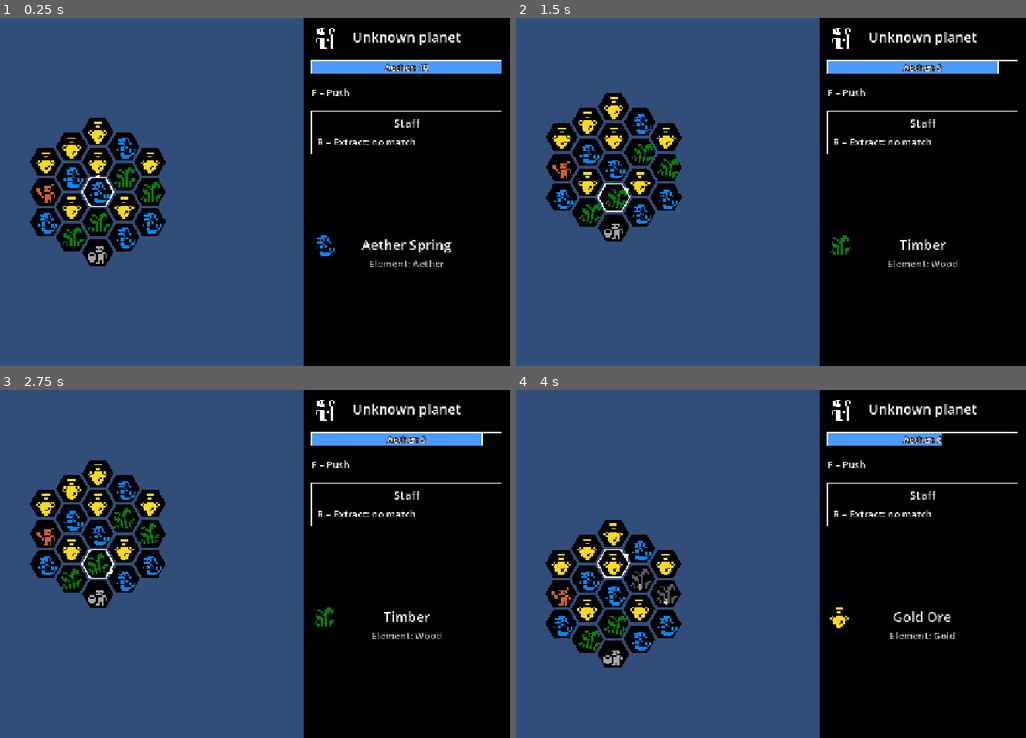
Above: before the commit, frames 1-4 (two rows, left to right).
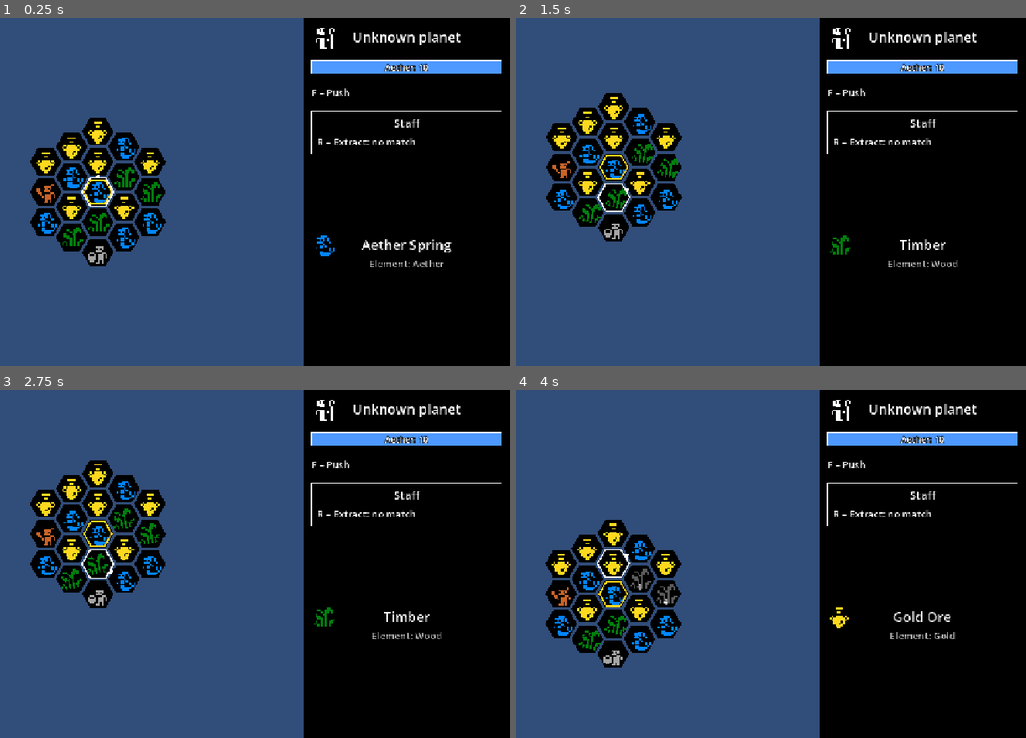
Above: after the commit, the same moments.

Repository: scunningham777/spaes-wrzrds
Game: Godot game, scene res://scenes/planet.tscn
Two runs of this game, one before a commit and one after it. Both use one fixed random seed, a clock stepped at 60 frames per second and the inputs below. This scene is started directly instead of the project's main scene.
Inputs:
- Up to frame 1 (0.25 s): no input
- Up to frame 2 (1.5 s): tap Enter (ui_accept) at 0.5, 0.77, 1.25 s; hold D (hex_right) 0.53-1.28 s; hold R (extract) 0.53-1.28 s; tap V (scry) at 0.8, 1.35 s; hold X (hex_down) from 1.28 s (still down)
- Up to frame 3 (2.75 s): tap Enter (ui_accept) at 1.52 s; tap R (extract) at 1.55 s; release X (hex_down) at 2.03 s; hold D (hex_right) from 2.03 s (still down); hold R (extract) from 2.03 s (still down); tap V (scry) at 2.3 s
- Up to frame 4 (4 s): release D (hex_right) at 2.78 s; release R (extract) at 2.78 s; hold W (hex_up) 2.78-3.53 s; tap E (hex_ne) at 2.85 s; tap Enter (ui_accept) at 3.02, 3.77 s; tap R (extract) at 3.05 s; hold A (hex_left) from 3.53 s (still down); hold Q (hex_nw) from 3.53 s (still down); tap V (scry) at 3.8 s

The runs differ from the first frame. In frame 1, less than 0.1% of the frame differs, in the area x 16-22%, y 46-54%; in frame 2, 0.4%; in frame 3, 0.4%; in frame 4, 0.8%, in the area x 16-99%, y 12-63%.

Commit message:
Add per-tile move costs, free near the landing tile
Each tile now has an aether move cost, rolled when it's revealed: free
within 5 tiles of the landing tile, otherwise 1 (aether tiles) or 1 with
a 1-in-10 chance of 2. The cost belongs to the spot, so it stays put when
tiles swap. Moves spend the cost of the tile stepped onto. Tiles that cost
aether show the cost and a blue dot in their upper left, and the landing
tile gets a yellow outline.

Co-Authored-By: Claude Opus 5.5 <noreply@anthropic.com>
Claude-Session: https://claude.ai/code/session_0196C6qponv1cZhsguvue75H

Diff:
--- a/scripts/core/aether.gd
+++ b/scripts/core/aether.gd
@@ -2,13 +2,12 @@
 extends RefCounted
 
 # Aether is the element spent to move on a planet. The pool is the inventory's aether count, so
-# extracting aether refills it. Landing tops it up to START; running out ends the visit.
+# extracting aether refills it. Landing tops it up to START; running out ends the visit. A move
+# costs the move cost of the tile it steps onto (TileGrid.move_cost).
 
 const ITEM := &"aether"
 ## Aether a planet visit starts with at least: landing tops the inventory up to this.
 const START := 10
-## Aether spent per successful move on a planet.
-const MOVE_COST := 1
 
 
 static func land(inventory: Inventory) -> void:
@@ -16,8 +15,8 @@
 		inventory.add(ITEM, START - inventory.count(ITEM))
 
 
-# Spends one move's aether (or whatever is left). Returns false once the pool is empty, which
-# ends the visit.
-static func pay_move(inventory: Inventory) -> bool:
-	inventory.spend(ITEM, mini(MOVE_COST, inventory.count(ITEM)))
+# Spends a move's cost in aether (or whatever is left). Returns false once the pool is empty,
+# which ends the visit.
+static func pay_move(inventory: Inventory, cost: int) -> bool:
+	inventory.spend(ITEM, mini(cost, inventory.count(ITEM)))
 	return inventory.count(ITEM) > 0
--- a/scripts/core/tile_grid.gd
+++ b/scripts/core/tile_grid.gd
@@ -11,6 +11,9 @@
 # Extracting from a tile taps it rather than removing it. A tapped tile yields nothing until its
 # cooldown, counted in player actions, runs out: whoever runs the actions calls tick_cooldowns()
 # once per action.
+#
+# Each tile also has a move cost: the aether it takes to step onto it. It belongs to the spot, not
+# the tile kind, so it stays put when tiles are replaced or swapped.
 
 ## Fires for revealed tiles too (add_tile).
 signal tile_changed(coord: Vector2i, kind: TileKind)
@@ -27,6 +30,8 @@
 var tap_cooldown: int = 5
 ## Tapped tiles -> actions left until they're untapped.
 var cooldowns: Dictionary[Vector2i, int] = {}
+## Revealed tiles -> aether it costs to step onto them; tiles that cost nothing are left out.
+var move_costs: Dictionary[Vector2i, int] = {}
 
 
 func _init(p_torus: HexTorus = null, p_kinds: Array[TileKind] = []) -> void:
@@ -63,12 +68,25 @@
 	return tiles[canonical(coord)]
 
 
-# Reveals a new tile at coord.
-func add_tile(coord: Vector2i, kind: TileKind) -> void:
+# Reveals a new tile at coord, costing move_cost aether to step onto.
+func add_tile(coord: Vector2i, kind: TileKind, move_cost: int = 0) -> void:
 	var key := canonical(coord)
 	assert(not tiles.has(key), "Coord %s is already on the grid" % coord)
 	tiles[key] = kind
+	set_move_cost(key, move_cost)  # before tile_changed, so listeners see the new tile whole
 	tile_changed.emit(key, kind)
+
+
+# Aether it costs to step onto the tile at coord; 0 if it's free (or off the grid).
+func move_cost(coord: Vector2i) -> int:
+	return move_costs.get(canonical(coord), 0)
+
+
+func set_move_cost(coord: Vector2i, cost: int) -> void:
+	if cost > 0:
+		move_costs[canonical(coord)] = cost
+	else:
+		move_costs.erase(canonical(coord))
 
 
 # Replacing a tile drops any tapped state, which belonged to the old tile.
--- a/scripts/core/tile_grid_generator.gd
+++ b/scripts/core/tile_grid_generator.gd
@@ -9,6 +9,11 @@
 # from the planet's kinds. Element requirements then override that, per revealed region: the
 # start tile always yields the start elements, and each required element is topped up to its
 # minimum tile count within the region, by turning tiles the region newly revealed.
+#
+# Each new tile's move cost is then rolled from its final kind: free within free_move_radius of
+# the start tile, so the first steps of exploring don't drain aether; past that, tiles yielding a
+# steady element always cost move_cost, and others cost rough_move_cost with probability
+# rough_probability (move_cost otherwise).
 
 ## Tile kinds every planet uses until generation rolls its own. Fields as in TileKind.
 const DEFAULT_KINDS: Array[Dictionary] = [
@@ -31,6 +36,15 @@
 var start_elements: Array[StringName] = []
 var required_elements: Dictionary[StringName, int] = {}
 var rng: RandomNumberGenerator
+## Tiles within this many steps of the start tile cost nothing to step onto.
+var free_move_radius: int = 5
+## Aether most tiles past free_move_radius cost to step onto.
+var move_cost: int = 1
+## What the occasional rough tile costs instead, with probability rough_probability.
+var rough_move_cost: int = 2
+var rough_probability: float = 0.1
+## Tiles yielding any of these are never rough.
+var steady_elements: Array[StringName] = [Aether.ITEM]
 
 
 # Pass a seeded rng for reproducible results; otherwise a randomized one is used. p_kinds defaults
@@ -91,8 +105,18 @@
 
 	# Added only now, so listeners see each new tile once, in its final kind.
 	for key in rolled:
-		grid.add_tile(key, rolled[key])
+		grid.add_tile(key, rolled[key], _roll_move_cost(grid, key, rolled[key]))
 	return rolled.keys()
+
+
+# Move cost for a new tile of kind at key (a stored copy), measured from the start tile's nearest
+# copy so the free area wraps like everything else.
+func _roll_move_cost(grid: TileGrid, key: Vector2i, kind: TileKind) -> int:
+	if Hex.distance(grid.nearest(key, START_COORD), START_COORD) <= free_move_radius:
+		return 0
+	if kind.elements.any(func(e: StringName) -> bool: return e in steady_elements):
+		return move_cost
+	return rough_move_cost if rng.randf() < rough_probability else move_cost
 
 
 # Turns random newly rolled tiles into kinds yielding element until required_elements[element]
--- a/scripts/planet.gd
+++ b/scripts/planet.gd
@@ -47,6 +47,7 @@
 			TileGridGenerator.new(empty_tile_probability))
 	_tiles.grid = _surface.grid
 	_tiles.ley_lines = _surface.ley_lines
+	_tiles.landing = TileGridGenerator.START_COORD
 	_interaction.surface = _surface
 
 	# Keep the wizard on the revealed tiles, and the view (camera and wrap) on the wizard.
@@ -130,9 +131,10 @@
 	_tiles.view_center = _wizard.mover.coord
 
 
-# Successful moves cost aether; running out kicks the player back to space.
-func _pay_for_move(_coord: Vector2i) -> void:
-	if not Aether.pay_move(Game.state.inventory):
+# Successful moves cost the aether of the tile stepped onto; running out kicks the player back to
+# space.
+func _pay_for_move(coord: Vector2i) -> void:
+	if not Aether.pay_move(Game.state.inventory, _tiles.grid.move_cost(coord)):
 		print("Out of aether")
 		# Deferred: changing scenes takes this one out of the tree at once, and the wizard is still
 		# handling the move's input.
--- a/scripts/tile_grid_view.gd
+++ b/scripts/tile_grid_view.gd
@@ -5,7 +5,9 @@
 # child of a HexBoard. Draws nothing until a grid is assigned. Every tile is a filled hex
 # (hex_color, or resonant_color where it resonates with a ley line); kinds whose icon has an entry
 # in ICONS draw that sprite-sheet icon over it. Icons with an entry in ICON_ANIMS step through it,
-# all in sync off one clock. Tile size comes from the board's tile_scale.
+# all in sync off one clock. Tile size comes from the board's tile_scale. Tiles that cost aether
+# to step onto show the cost as a number and a blue dot in their upper left; the landing tile is
+# outlined.
 
 ## Sprite sheet that ICONS regions are cut from.
 @export var icon_sheet: Texture2D
@@ -20,6 +22,15 @@
 ## Tapped-tile cooldown number size, and its baseline's distance above the tile's bottom edge.
 @export var cooldown_font_size: int = 16
 @export var cooldown_margin: float = 6.0
+## Move cost number size, and the dot beside it.
+@export var move_cost_font_size: int = 14
+@export var move_cost_dot_color: Color = Color(0.3, 0.6, 1.0)
+@export var move_cost_dot_radius: float = 3.5
+## Outline around the landing tile.
+@export var landing_color: Color = Color(1.0, 0.85, 0.1)
+@export var landing_line_width: float = 3.0
+## Size of the landing outline relative to the tile.
+@export var landing_inset: float = 0.88
 
 # Tile pictures by TileKind.icon: regions in icon_sheet (12px cells, 1px gutters: cell (col, row)
 # is at 1 + 13 * col/row).
@@ -69,6 +80,11 @@
 var ley_lines: LeyLines:
 	set(value):
 		ley_lines = value
+		queue_redraw()
+## The tile the player landed on (outlined in landing_color), or null for none.
+var landing: Variant = null:
+	set(value):
+		landing = value
 		queue_redraw()
 ## Seconds since the animations started.
 var anim_time: float = 0.0
@@ -193,6 +209,16 @@
 		# Last drawn is on top.
 		_draw_contents(_swap_from, to_pos.lerp(from_pos, swap_progress))
 		_draw_contents(_swap_to, from_pos.lerp(to_pos, swap_progress))
+	# Move costs belong to the spot rather than the tile, so they stay put (and on top) during swaps.
+	for coord in grid.move_costs:
+		_draw_move_cost(grid.move_costs[coord], board.hex_to_local(grid.nearest(coord, view_center)))
+	if landing != null and grid.has_tile(landing):
+		# Inset, so it still shows inside the player's outline while they stand on it.
+		var outline := board.corner_points(board.tile_scale * landing_inset)
+		var center := board.hex_to_local(grid.nearest(landing, view_center))
+		for i in outline.size():
+			outline[i] += center
+		draw_polyline(outline, landing_color, landing_line_width)
 
 
 # Hex fill for the tile at coord: resonant tiles stand out, everything else is hex_color. The ley
@@ -242,3 +268,20 @@
 	var text := str(remaining)
 	draw_string_outline(font, pos, text, HORIZONTAL_ALIGNMENT_CENTER, width, cooldown_font_size, 4, Color.BLACK)
 	draw_string(font, pos, text, HORIZONTAL_ALIGNMENT_CENTER, width, cooldown_font_size, Color.WHITE)
+
+
+# Cost number with a blue dot after it, in the tile's upper left.
+func _draw_move_cost(cost: int, center: Vector2) -> void:
+	var font := ThemeDB.fallback_font
+	var tile := board.corner_points(board.tile_scale)
+	var half := Vector2.ZERO
+	for p in tile:
+		half = half.max(p.abs())
+	var text := str(cost)
+	var text_width := font.get_string_size(text, HORIZONTAL_ALIGNMENT_LEFT, -1, move_cost_font_size).x
+	var pos := center + Vector2(-0.68 * half.x, -0.32 * half.y)  # baseline start
+	draw_string_outline(font, pos, text, HORIZONTAL_ALIGNMENT_LEFT, -1, move_cost_font_size, 4, Color.BLACK)
+	draw_string(font, pos, text, HORIZONTAL_ALIGNMENT_LEFT, -1, move_cost_font_size, Color.WHITE)
+	var dot := pos + Vector2(text_width + move_cost_dot_radius + 2.0, -font.get_ascent(move_cost_font_size) * 0.35)
+	draw_circle(dot, move_cost_dot_radius + 1.5, Color.BLACK)
+	draw_circle(dot, move_cost_dot_radius, move_cost_dot_color)
--- a/tests/smoke_test.gd
+++ b/tests/smoke_test.gd
@@ -240,17 +240,19 @@
 	inv.add(&"gold", 2)
 	_check(inv.owned() == [&"gold", &"stone"], "inventory: owned() follows Items.ORDER")
 	_check(inv.spend(&"gold") and inv.count(&"gold") == 1 and not inv.spend(&"aether"), "inventory: spend")
-	# Aether: landing tops up to START, moves spend MOVE_COST, and the last one reports empty.
+	# Aether: landing tops up to START, moves spend their cost, and the last one reports empty.
 	var purse := Inventory.new()
 	Aether.land(purse)
 	_check(purse.count(Aether.ITEM) == Aether.START, "aether: landing with none gives START")
 	purse.add(Aether.ITEM, 5)
 	Aether.land(purse)
 	_check(purse.count(Aether.ITEM) == Aether.START + 5, "aether: landing doesn't take away extra")
-	purse.spend(Aether.ITEM, purse.count(Aether.ITEM) - 2)
-	_check(Aether.pay_move(purse) and purse.count(Aether.ITEM) == 1, "aether: a move spends 1")
-	_check(not Aether.pay_move(purse) and purse.count(Aether.ITEM) == 0, "aether: spending the last one reports empty")
-	_check(not Aether.pay_move(purse) and purse.count(Aether.ITEM) == 0, "aether: paying with none stays at 0")
+	purse.spend(Aether.ITEM, purse.count(Aether.ITEM) - 4)
+	_check(Aether.pay_move(purse, 0) and purse.count(Aether.ITEM) == 4, "aether: a free move spends nothing")
+	_check(Aether.pay_move(purse, 2) and purse.count(Aether.ITEM) == 2, "aether: a move spends its cost")
+	_check(Aether.pay_move(purse, 1) and purse.count(Aether.ITEM) == 1, "aether: a move spends 1")
+	_check(not Aether.pay_move(purse, 2) and purse.count(Aether.ITEM) == 0, "aether: a cost past what's left spends the rest")
+	_check(not Aether.pay_move(purse, 1) and purse.count(Aether.ITEM) == 0, "aether: paying with none stays at 0")
 	_check(inv_changes[0] == 3, "inventory: changed fires on add/spend")
 
 	var state := GameState.new()
@@ -304,6 +306,23 @@
 	_check(surface.patches.size() == 24 and g.tiles.size() == 16 * 18,
 		"wrap: all %d patches cover all %d tiles" % [surface.patches.size(), g.tiles.size()])
 	_check(Hex.hexagon(2).all(func(c: Vector2i) -> bool: return not surface.can_scry(c)), "wrap: nothing left to scry")
+	# Move costs: free near the landing tile (measured across the wrap); past that, aether tiles
+	# cost 1 and the rest 1, or occasionally 2.
+	var free_radius := surface.generator.free_move_radius
+	var near := func(c: Vector2i) -> bool: return Hex.distance(g.nearest(c, Vector2i.ZERO)) <= free_radius
+	_check(free_radius == 5 and g.tiles.keys().filter(near).all(func(c: Vector2i) -> bool: return g.move_cost(c) == 0),
+		"cost: tiles within 5 of the landing tile are free")
+	var far: Array = g.tiles.keys().filter(func(c: Vector2i) -> bool: return not near.call(c))
+	_check(far.all(func(c: Vector2i) -> bool:
+		return g.move_cost(c) == (1 if Aether.ITEM in g.get_tile(c).elements else g.move_cost(c)) and g.move_cost(c) in [1, 2]),
+		"cost: farther tiles cost 1, aether ones always")
+	_check(far.any(func(c: Vector2i) -> bool: return g.move_cost(c) == 2), "cost: some farther tiles cost 2")
+	_check(g.move_cost(Vector2i(7, 0)) == g.move_cost(Vector2i(7 + 16, 0)), "cost: any copy of a coord has its cost")
+	var rough: Vector2i = far.filter(func(c: Vector2i) -> bool: return g.move_cost(c) == 2)[0]
+	var rough_neighbor := g.canonical(rough + Vector2i(1, 0))
+	var neighbor_cost := g.move_cost(rough_neighbor)
+	g.try_swap(rough, rough_neighbor)
+	_check(g.move_cost(rough) == 2 and g.move_cost(rough_neighbor) == neighbor_cost, "cost: stays put when tiles swap")
 	# Odd radius: edges have 4 tiles, so either middle one scries.
 	var odd := PlanetSurface.new(3, 3, 2)
 	_check(Hex.hexagon(3).filter(odd.can_scry).size() == 12 and odd.scry_target(Vector2i(3, -1)) == Vector2i(6, -3)
@@ -506,6 +525,11 @@
 	var aether := func() -> int: return _game().state.inventory.count(Aether.ITEM)
 	_check(aether.call() == 10 and aether_bar.value == 10 and aether_bar.max_value == 10
 		and aether_label.text == "Aether: 10", "aether: land with 10, shown on the bar (%s)" % aether_label.text)
+	_check(tiles.grid.move_costs.is_empty() and tiles.landing == Vector2i.ZERO,
+		"cost: the landing patch is free to walk, and the landing tile is outlined")
+	# The checks below count aether spent per step, so give the landing patch real costs.
+	for c in Hex.hexagon(radius):
+		tiles.grid.set_move_cost(c, 1)
 	var header: Control = current_scene.get_node("UI/SidePanel/Margin/Layout/Top/Header")
 	_check(aether_bar.global_position.y >= header.get_global_rect().end.y
 		and aether_bar.get_global_rect().end.y <= (current_scene.get_node("%Actions") as Control).global_position.y,
@@ -665,6 +689,11 @@
 	_check(tiles.grid.cooldown(Vector2i.ZERO) == 3, "tapped: each move counts down (%d)" % tiles.grid.cooldown(Vector2i.ZERO))
 	_check(aether.call() == 8 and aether_bar.value == 8 and aether_label.text == "Aether: 8",
 		"aether: each move spends 1, turning is free (%d)" % aether.call())
+	tiles.grid.set_move_cost(Vector2i(0, 1), 2)
+	_press(KEY_W)
+	_check(aether.call() == 6, "aether: a move spends the cost of the tile stepped onto (%d)" % aether.call())
+	tiles.grid.set_move_cost(Vector2i(0, 1), 1)
+	_press(KEY_X)
 	# Extract comes from the focus: with none equipped, R does nothing.
 	tiles.grid.set_tile(Vector2i(0, -1), timber)
 	_game().state.equipped_focus = &""
Not shown, changed: README.md
